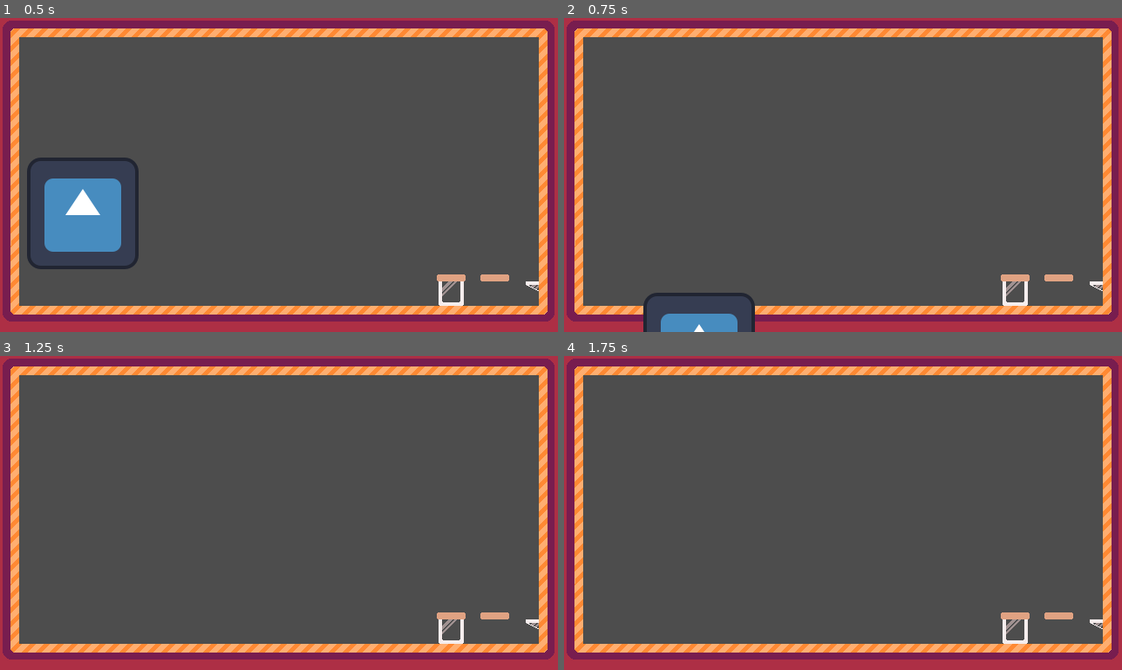
Above: before the commit, frames 1-4 (two rows, left to right).
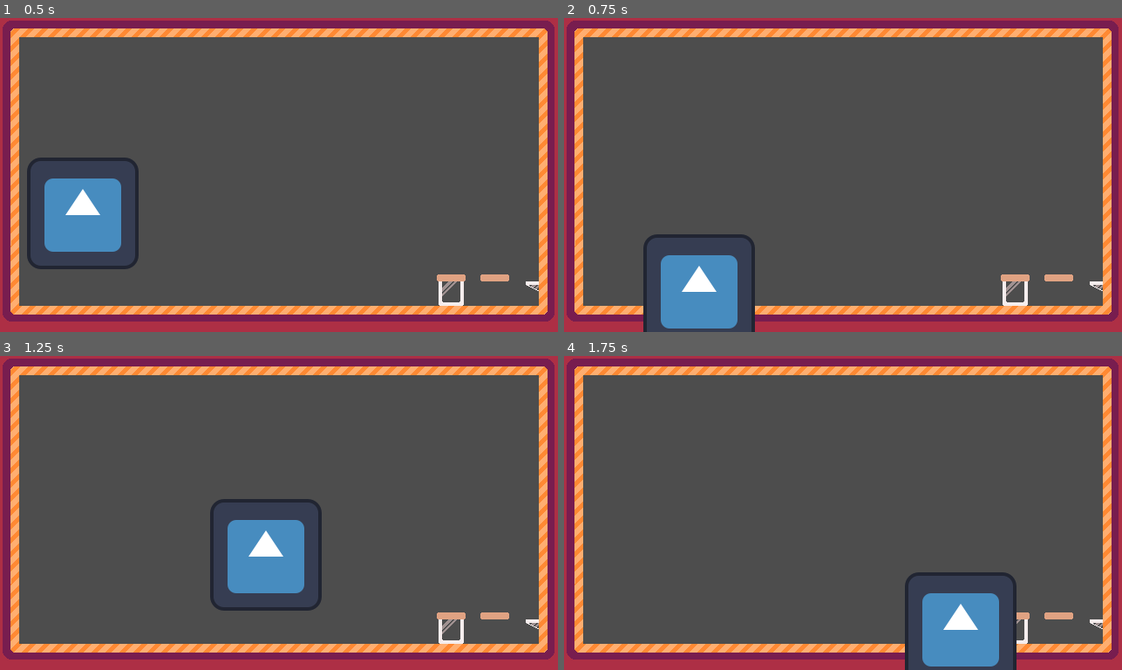
Above: after the commit, the same moments.

Repository: torinman/Brackeys-2025-1
Game: Godot game, scene res://main.tscn
Same seed, same stepped clock (60 frames per second), same inputs: the game is played once before the commit and once after it. The engine's default icon, where the game draws it, is replaced by a stand-in: a white triangle on a blue panel in a dark square.
Inputs:
- Up to frame 1 (0.5 s): no input
- Up to frame 2 (0.75 s): tap Enter (ui_accept) at 0.5 s; hold Right (ui_right) from 0.53 s (still down)
- Up to frame 3 (1.25 s): keep holding Right (ui_right); tap Enter (ui_accept) at 0.77 s
- Up to frame 4 (1.75 s): keep holding Right (ui_right); tap Enter (ui_accept) at 1.52 s

Frame 1 is identical in both runs. In frame 2, 3.3% of the frame differs, in the area x 14-35%, y 68-100%; in frame 3, 4.0%; in frame 4, 4.5%, in the area x 61-82%, y 68-100%.

Commit message:
Add frame collision

Diff:
--- a/main.tscn
+++ b/main.tscn
@@ -14,5 +14,10 @@
 position = Vector2(320, 180)
 texture = ExtResource("3_rg0s1")
 
+[node name="StaticBody2D" type="StaticBody2D" parent="Frame"]
+
+[node name="CollisionPolygon2D" type="CollisionPolygon2D" parent="Frame/StaticBody2D"]
+polygon = PackedVector2Array(320, 180, -320, 180, -320, -180, 320, -180, 320, 179, 298, 150, 298, -157, 298, -157, 298, -158, -298, -158, -298, 150, 298, 150)
+
 [node name="player" parent="." instance=ExtResource("3_vvq26")]
 position = Vector2(95, 97)
